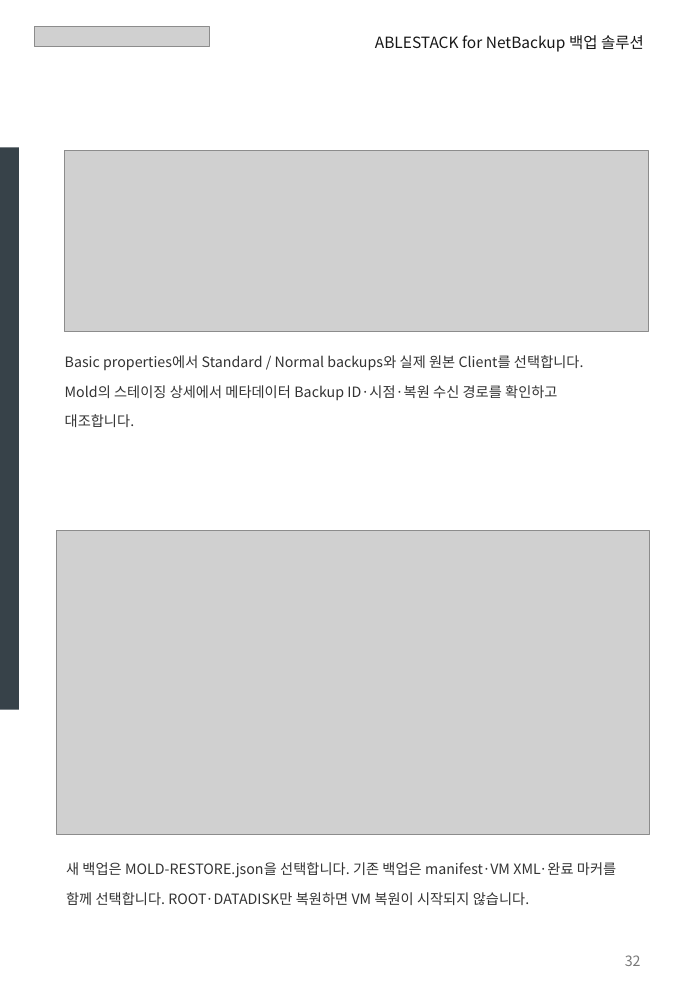
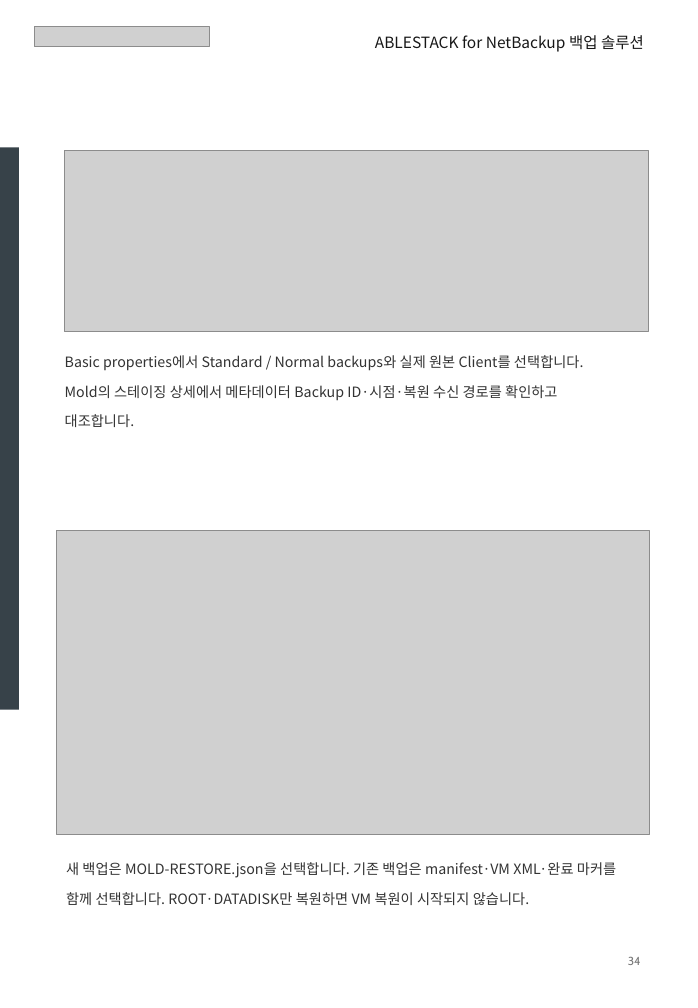
Before and after one commit to Dajeong-Park/ablestack-cloud, a slide deck: slide 34 of outputs/ABLESTACK_NetBackup_Europa_Update_Reviewed.pptx. Drawn at 698x1008 pixels with LibreOffice and Linux fonts; fonts in the diff are those of the drawing; grey boxes stand for pictures. Boxes give left, top, right and bottom in pixels: in the first picture for what was removed or moved away, otherwise in the second. Text is boxed around its words. In the diff, an @@ line names an element or a change of style, - is before the commit and + after.

```diff
--- a/outputs/ABLESTACK_NetBackup_Europa_Update_Reviewed.pptx
+++ b/outputs/ABLESTACK_NetBackup_Europa_Update_Reviewed.pptx
@@ text at (628, 957, 641, 965): text changed; size 11 to 9 pt; font Noto Sans CJK KR to Cabin @@
-32
+34
```
Also in this commit, not shown: 32 other slides changed, 48 other files.
